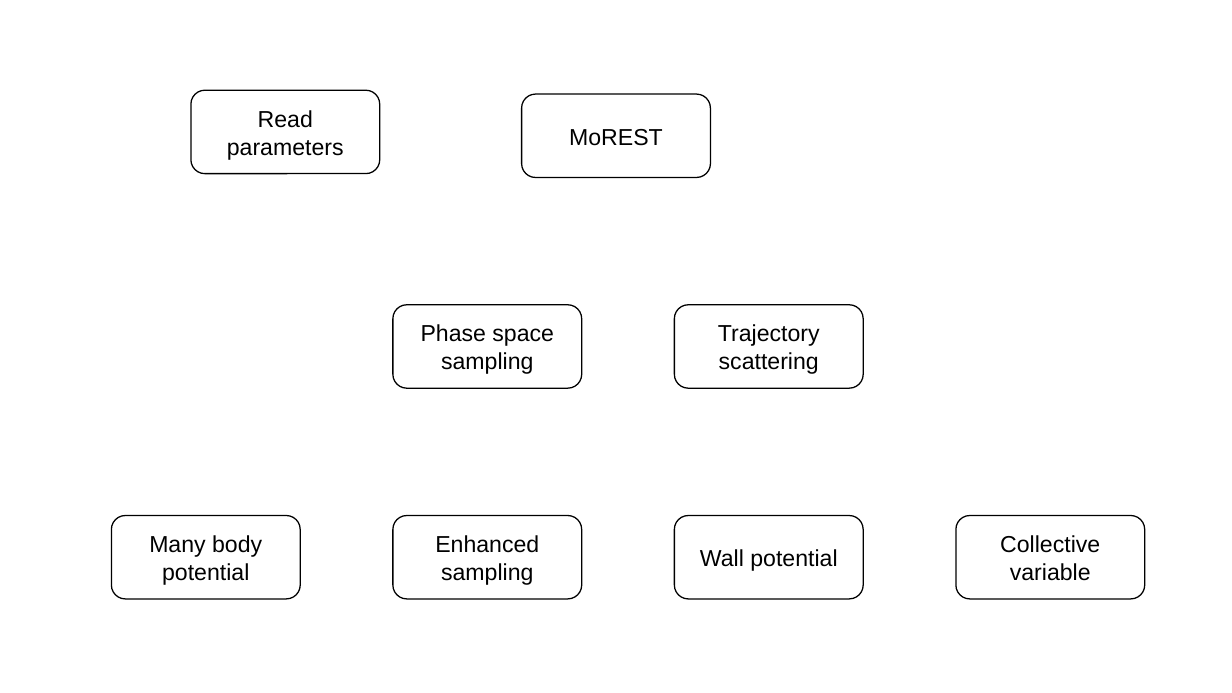
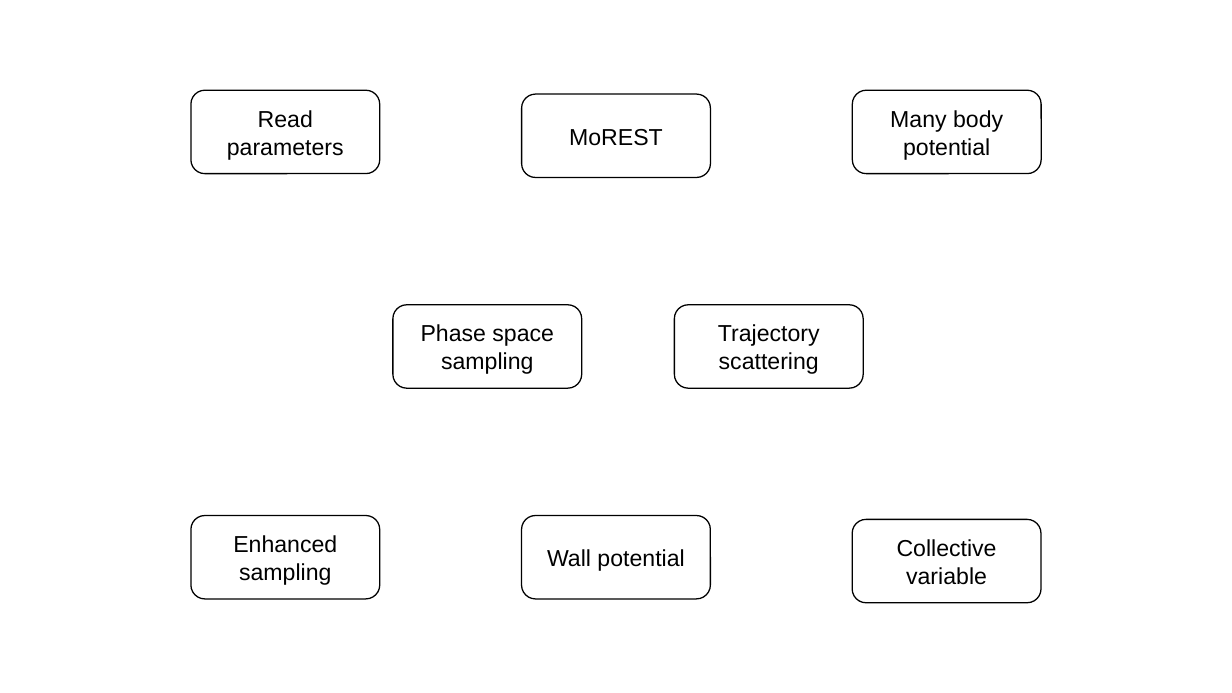
Before and after one commit to onewhich/MoREST-v0.1, a slide deck: slide 2 of log/MoREST_module.pptx. Drawn at 1232x693 pixels with LibreOffice and Linux fonts; fonts in the diff are those of the drawing. Boxes give left, top, right and bottom in pixels: in the first picture for what was removed or moved away, otherwise in the second. Text is boxed around its words. In the diff, an @@ line names an element or a change of style, - is before the commit and + after.

```diff
--- a/log/MoREST_module.pptx
+++ b/log/MoREST_module.pptx
@@ rounded rectangle "Many body potential": place and size @@
-rounded rectangle "Many body potential" at (112,516,300,599)
+rounded rectangle "Many body potential" at (852,91,1041,174)
@@ rounded rectangle "Enhanced sampling": place and size @@
-rounded rectangle "Enhanced sampling" at (393,516,581,599)
+rounded rectangle "Enhanced sampling" at (191,516,380,599)
@@ rounded rectangle "Wall potential": place and size @@
-rounded rectangle "Wall potential" at (675,516,863,599)
+rounded rectangle "Wall potential" at (521,516,710,599)
@@ rounded rectangle "Collective variable": place and size @@
-rounded rectangle "Collective variable" at (957,516,1145,599)
+rounded rectangle "Collective variable" at (852,519,1041,603)
```
Also in this commit, not shown: 1 slide added, 5 other files.
